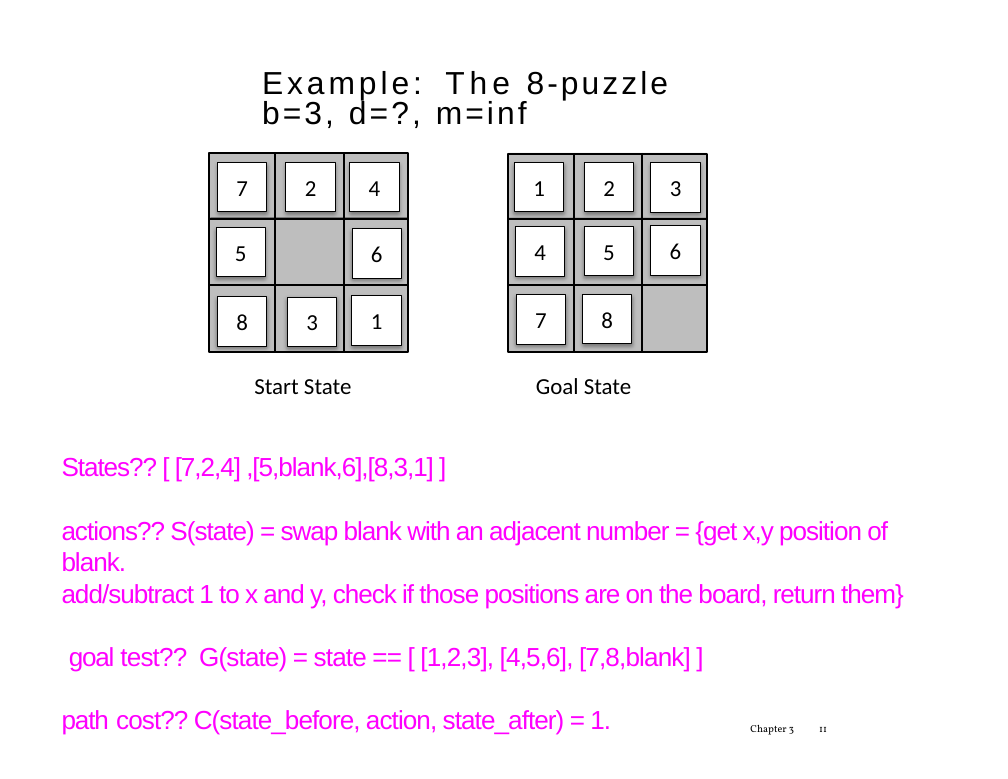
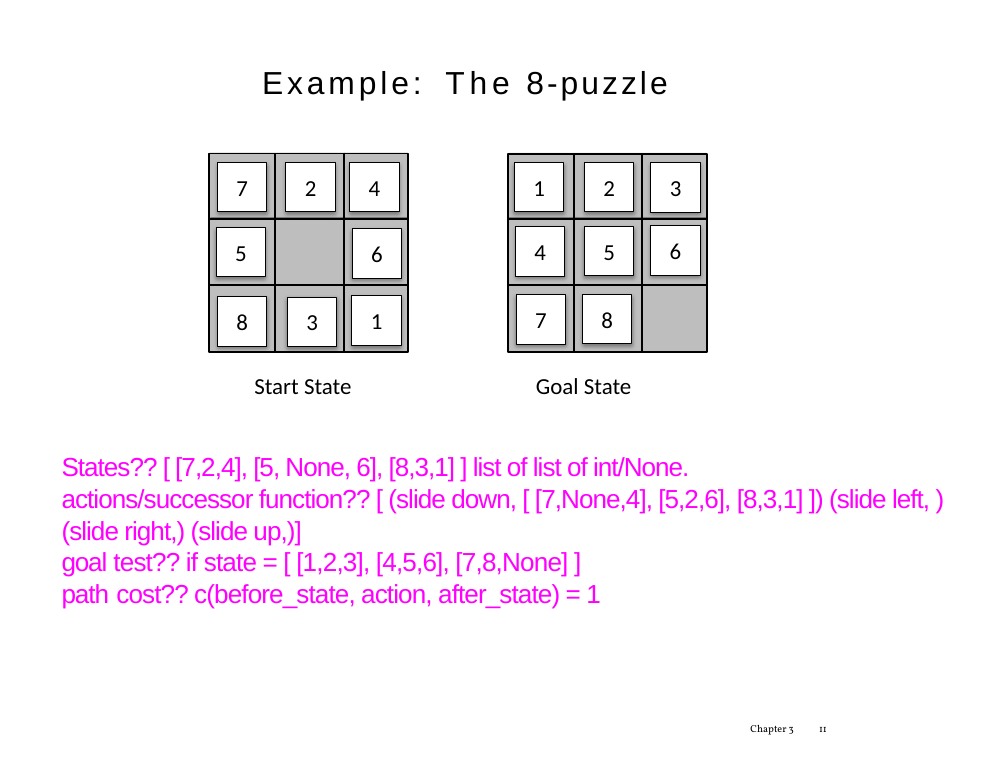
Before and after one commit to tdhock/2023-08-artificial-intelligence, a slide deck: slide 11 of slides/chapter3.1.pptx. Drawn at 1008x779 pixels with LibreOffice and Linux fonts; fonts in the diff are those of the drawing. Boxes give left, top, right and bottom in pixels: in the first picture for what was removed or moved away, otherwise in the second. Text is boxed around its words. In the diff, an @@ line names an element or a change of style, - is before the commit and + after.

```diff
--- a/slides/chapter3.1.pptx
+++ b/slides/chapter3.1.pptx
@@ rectangle "Example: The 8-puzzle" at [62, 70, 836, 200]: letter spacing 2.5 to 2.4 pt in "8-puzzle" @@
@@ text in rectangle at [262, 99, 527, 128]: paragraph removed @@
-b=3, d=?, m=inf
@@ text at [62, 457, 930, 609]: text changed @@
-States?? [ [7,2,4] ,[5,blank,6],[8,3,1] ]
-actions?? S(state) = swap blank with an adjacent number = {get x,y position of blank.
-add/subtract 1 to x and y, check if those positions are on the board, return them}
-goal test?? G(state) = state == [ [1,2,3], [4,5,6], [7,8,blank] ]
-path cost?? C(state_before, action, state_after) = 1.
+States?? [ [7,2,4], [5, None, 6], [8,3,1] ] list of list of int/None.
+actions/successor function?? [ (slide down, [ [7,None,4], [5,2,6], [8,3,1] ]) (slide left, ) (slide right,) (slide up,)]
+goal test?? if state = [ [1,2,3], [4,5,6], [7,8,None] ]
+path cost?? c(before_state, action, after_state) = 1
```
Also in this commit, not shown: 14 other slides changed, 1 slide added, 1 slide removed, 1 other file.
